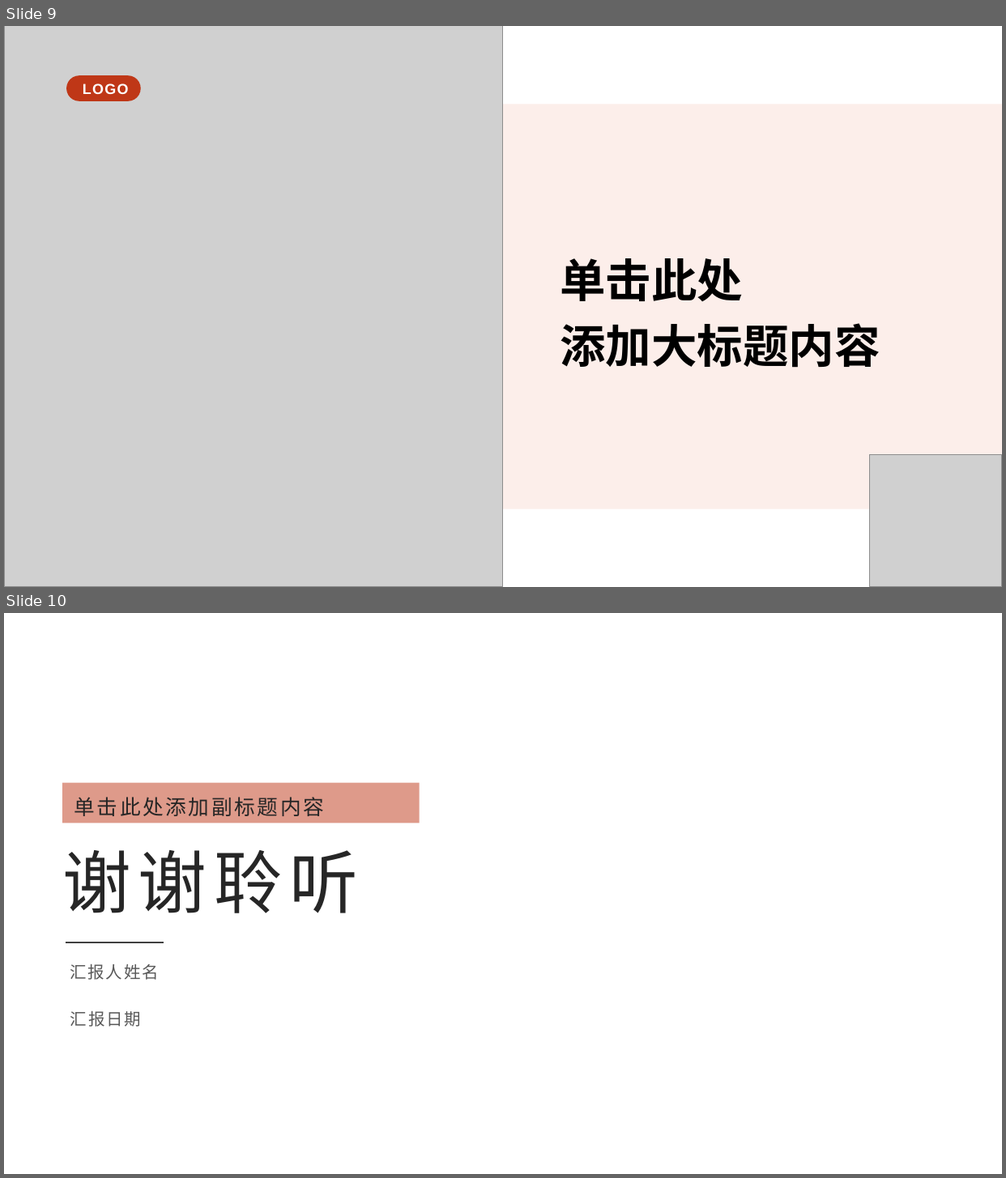
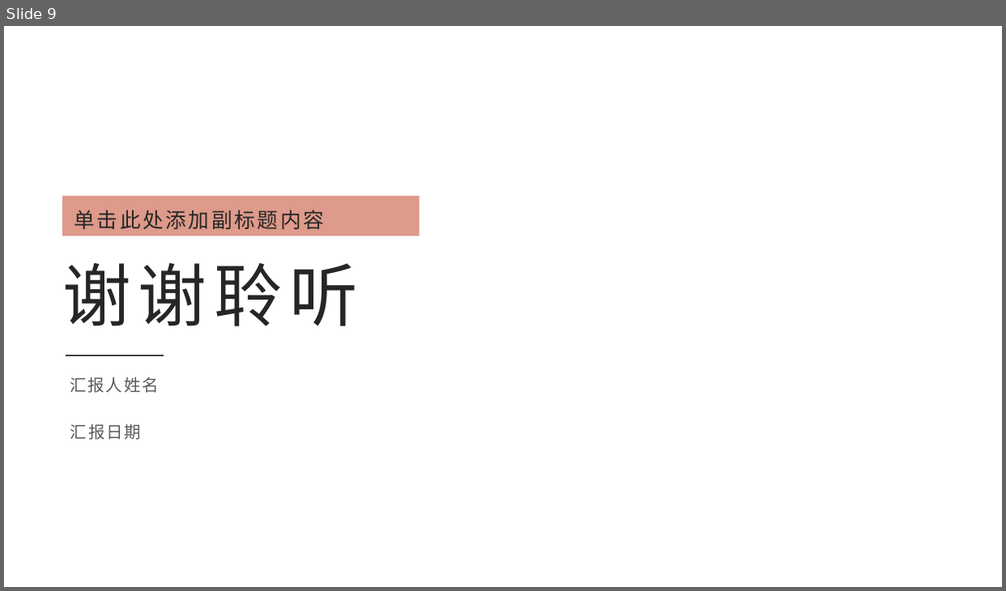
Before and after one commit to AspyRain/Automatic_feeding_system, a slide deck: report/15week-lxr.pptx. Shown one above the other, each under a label of ours: slides 9 and 10 before the commit, slide 9 after it. The pictures are 1006x1178 and 1006x591 pixels, drawn with LibreOffice and Linux fonts; fonts in the diff are those of the drawing; grey boxes stand for pictures; background and template pictures are left out. Boxes give left, top, right and bottom in pixels: in the first picture for what was removed or moved away, otherwise in the second. Text is boxed around its words. In the diff, an @@ line names an element or a change of style, - is before the commit and + after.

```diff
--- a/report/15week-lxr.pptx
+++ b/report/15week-lxr.pptx
@@ slide 9 removed at box(4, 26, 1002, 587), background #FFFFFF @@
@@ picture removed at box(4, 26, 503, 587) @@
@@ rounded rectangle removed at box(66, 75, 140, 101) @@
@@ text removed at box(83, 84, 129, 94) @@
-LOGO
@@ rectangle removed at box(4, 104, 1002, 509) @@
@@ text removed at box(560, 258, 880, 368) @@
-单击此处
-添加大标题内容
@@ picture removed at box(4, 455, 137, 587) @@
@@ picture removed at box(869, 455, 1002, 587) @@
@@ what was slide 10 is now slide 9 @@
```
Also in this commit, not shown: 1 other file.
